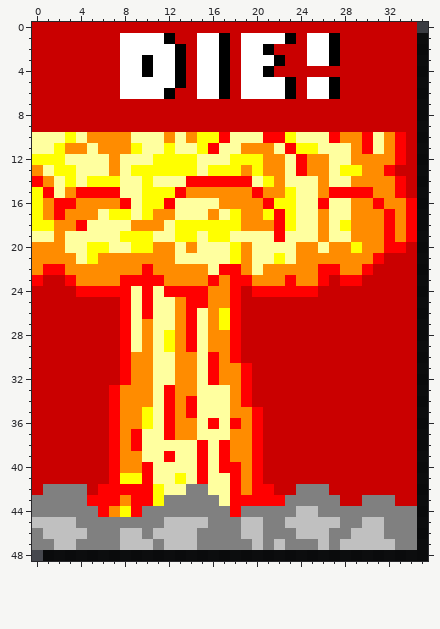
One commit to this pixel-art sprite: sprites/images/spr_poster_three_3.png. The first picture shows the starting point.
The file is 36x49 pixels.
After the commit:
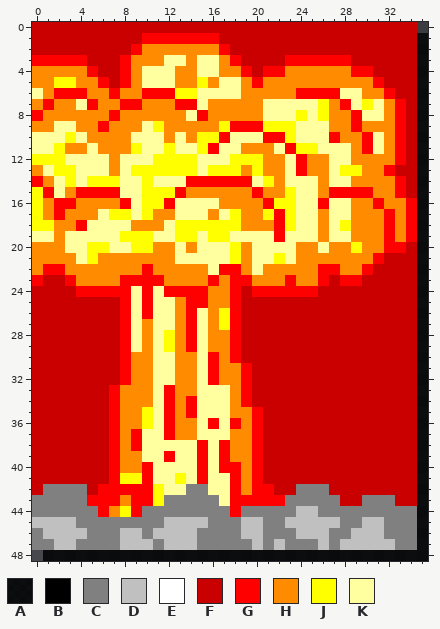
Palette (. is transparent): A #000000d2  B #000000  C #808080  D #c0c0c0  E #ffffff  F #ca0000  G #ff0000  H #ff8c00  J #ffff00  K #ffff9f
Author's note on the commit: Added a funny sound effect and Modified a poster
Diff:
y 1: x 8..17 EEEEBFFEEB -> FFGGGGGGGF; x 19..23 EEEEB -> FFFFF; x 25..27 EEB -> FFF
y 2: x 8..17 EEEEEBFEEB -> FGHHHHHHHG; x 19..21 EEB -> FFF; x 25..27 EEB -> FFF
y 3: x 0..4 FFFFF -> GGGGG; x 8..28 EEBEEBFEEBFEEEBFFEEBF -> GHHHKKHKKHGFFFFGGGGGG
y 4: x 0..5 FFFFFF -> HHHHHG; x 8..30 EEBEEBFEEBFEEBFFFFFFFFF -> GHKKKHHKKHHGFGGHHHHHHGG
y 5: x 0..6 FFFFFFF -> HHJJHHG; x 8..31 EEEEEBFEEBFEEEEBFEEBFFFF -> GHKKKHHJHKKHGHHHHHHHHHHG
y 6: x 0..32 FFFFFFFFEEEEBFFEEBFEEEEBFEEBFFFFF -> KHGGGHHGHHGGGJJKKKKHHHHHGGGGKKHHG
y 7: x 0..33 FFFFFFFFFFFFFFFFFFFFFFFFFFFFFFFFFF -> HGHHKGHHGGHHHGGKHHHHHKKKKKJHGKJKHG
y 8: x 0..33 FFFFFFFFFFFFFFFFFFFFFFFFFFFFFFFFFF -> GHHHHHHGHHHHHHKGHHHHHKKKJKJHHGKKHG
y 9: x 0..33 FFFFFFFFFFFFFFFFFFFFFFFFFFFFFFFFFF -> HHKKHHGHHHKJHHHHHJGGGJJJKKKHHGHHHG
Changed places in both pictures, as pixel boxes (x1, y1, x2, y2):
changed: (32, 33, 406, 132)
